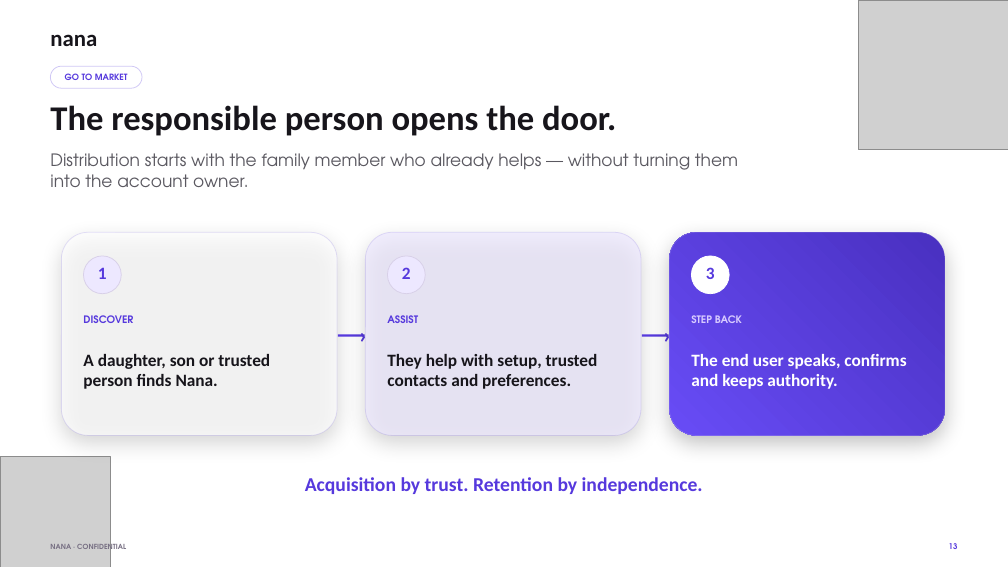
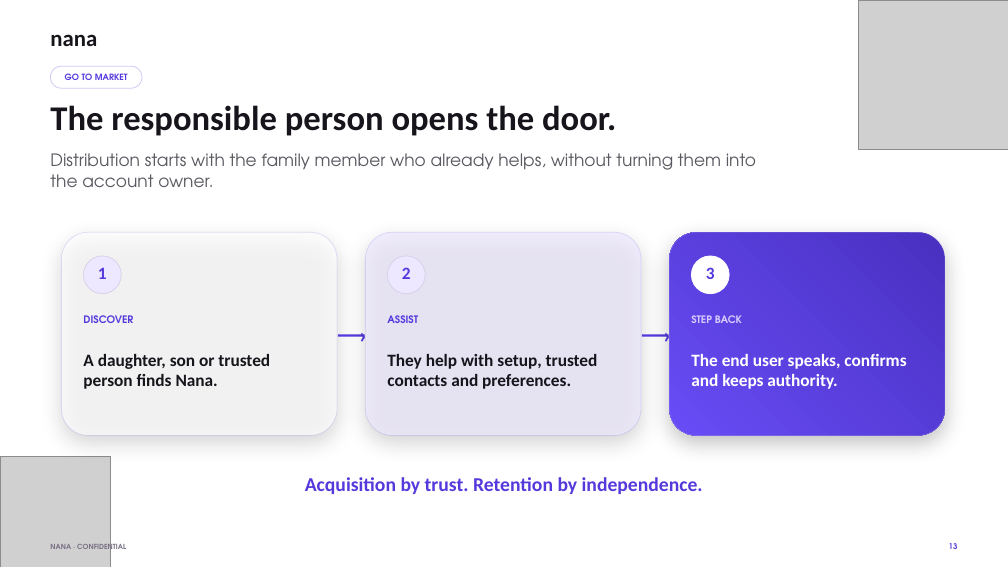
Before and after one commit to theboyplunger0x/nana-pitch-kit, a slide deck: slide 13 of deck/current/Nana-Pitch-Deck-v3.pptx. Drawn at 1008x567 pixels with LibreOffice and Linux fonts; fonts in the diff are those of the drawing; grey boxes stand for pictures; background and template pictures are left out. Boxes give left, top, right and bottom in pixels: in the first picture for what was removed or moved away, otherwise in the second. Text is boxed around its words. In the diff, an @@ line names an element or a change of style, - is before the commit and + after.

```diff
--- a/deck/current/Nana-Pitch-Deck-v3.pptx
+++ b/deck/current/Nana-Pitch-Deck-v3.pptx
@@ text at <box>50,153,756,187</box>: text changed @@
-Distribution starts with the family member who already helps — without turning them into the account owner.
+Distribution starts with the family member who already helps, without turning them into the account owner.
```
Also in this commit, not shown: 7 other slides changed, 36 other files.
